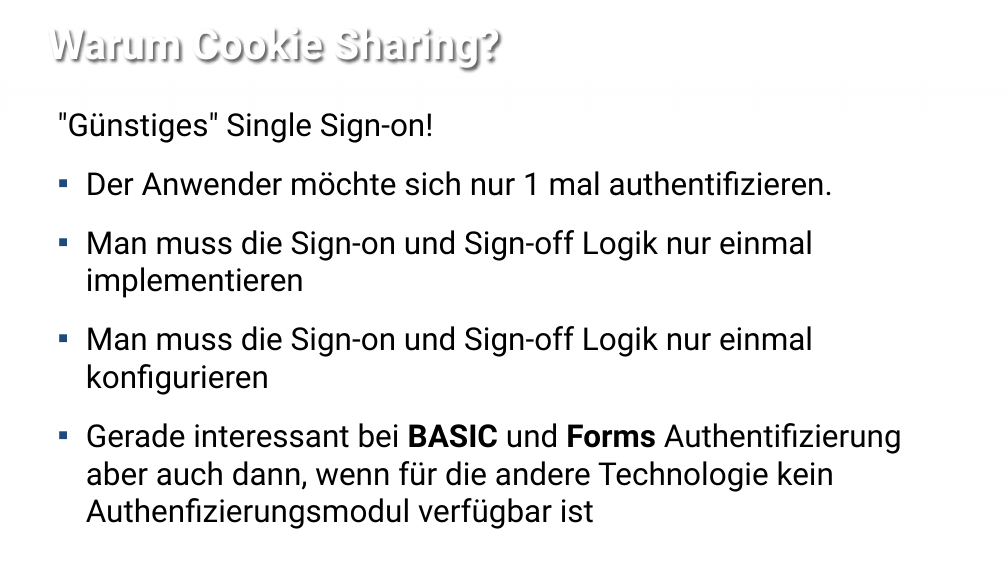
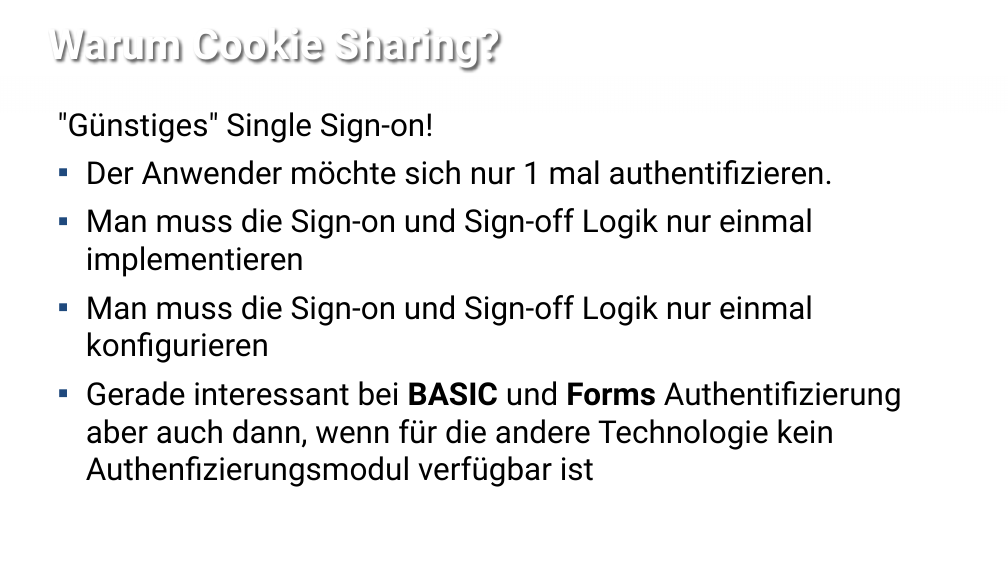
Before and after one commit to rlfkrl/NetCologne2017, a slide deck: slide 3 of slides/open id connect - share cookies.pptx (slide 4 before the commit). Drawn at 1008x567 pixels with LibreOffice and Linux fonts; fonts in the diff are those of the drawing; background and template pictures are left out. Boxes give left, top, right and bottom in pixels: in the first picture for what was removed or moved away, otherwise in the second. Text is boxed around its words. In the diff, an @@ line names an element or a change of style, - is before the commit and + after.

```diff
--- a/slides/open id connect - share cookies.pptx
+++ b/slides/open id connect - share cookies.pptx
@@ text ""Günstiges" Single Sign-on!" at box(58, 112, 902, 487): less space between paragraphs @@
```
Also in this commit, not shown: 8 other slides changed, 1 slide added.
